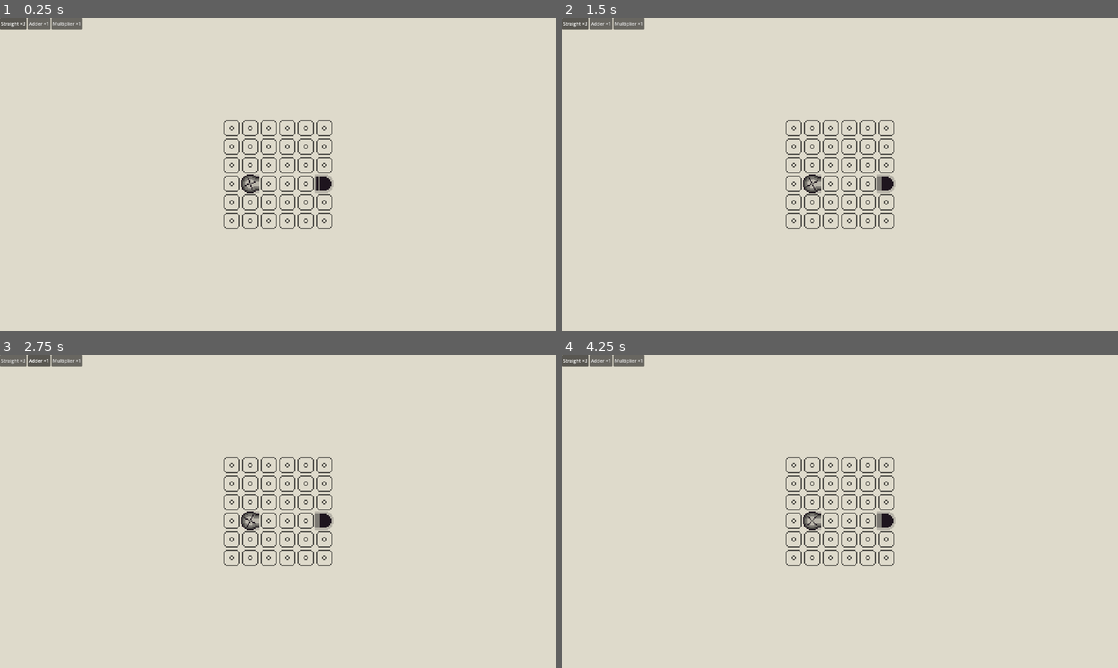
Above: before the commit, frames 1-4 (two rows, left to right).
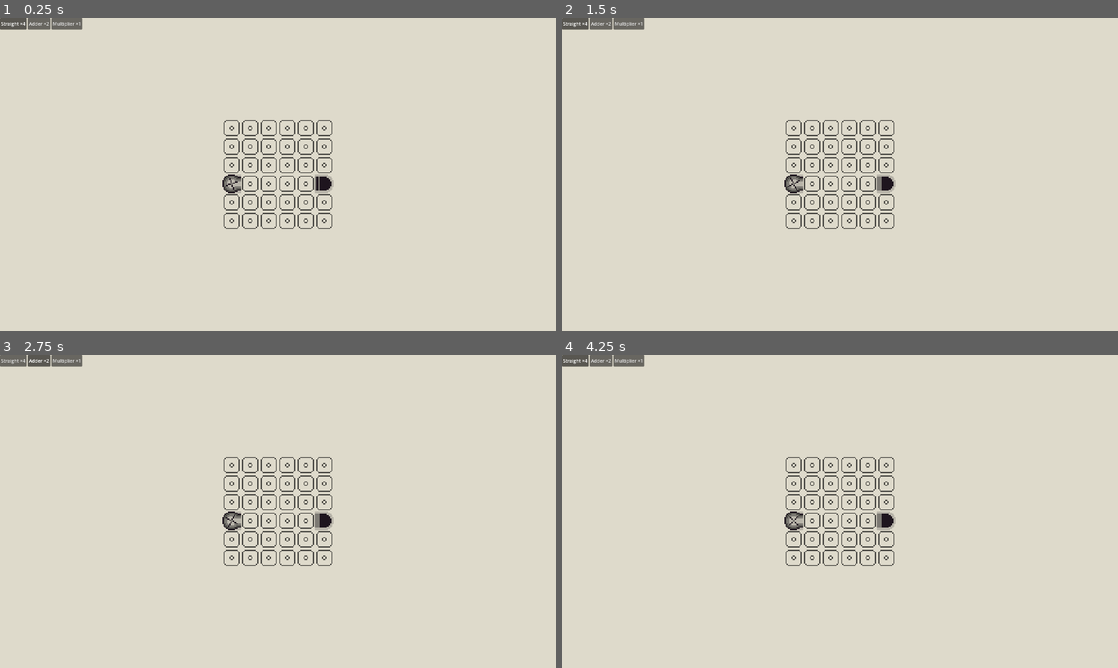
Above: after the commit, the same moments.

Repository: jackgusler/tessera
Game: Godot game, scene res://scenes/Main.tscn
Two runs of this game, one before a commit and one after it. Both use one fixed random seed, a clock stepped at 60 frames per second and the inputs below.
Inputs (mouse positions are in pixels of both pictures, inside the frame that each line leads up to):
- Up to frame 1 (0.25 s): no input
- Up to frame 2 (1.5 s): click (573, 24) at 0.5 s, where only the run before the commit has a clickable "Straight ×3"; click (573, 24) at 1.25 s, where only the run after the commit has a clickable "Straight ×4"
- Up to frame 3 (2.75 s): click (38, 361) at 2 s, where only the run before the commit has a clickable "Adder ×1"
- Up to frame 4 (4.25 s): click (600, 361) at 2.75 s, where only the run after the commit has a clickable "Adder ×2"; click (573, 361) at 3.5 s, where only the run before the commit has a clickable "Straight ×3"

The runs differ from the first frame. In frame 1, 0.3% of the frame differs, in the area x 4-47%, y 1-56%; in frame 2, 0.3%; in frame 3, 0.3%; in frame 4, 0.3%.

Commit message:
Auto-backup: 2026-08-11 21:28:54

Diff:
--- a/levels/level_01.tres
+++ b/levels/level_01.tres
@@ -12,7 +12,7 @@
 [sub_resource type="Resource" id="Resource_wcxux"]
 script = ExtResource("1_dpay0")
 type = ExtResource("2_5byca")
-cell = Vector2i(1, 3)
+cell = Vector2i(0, 3)
 rotation = 3
 metadata/_custom_type_script = "uid://bomy2fjairq57"
 
@@ -26,12 +26,13 @@
 [sub_resource type="Resource" id="Resource_yfxnx"]
 script = ExtResource("2_7h3od")
 type = ExtResource("5_u7125")
-count = 3
+count = 4
 metadata/_custom_type_script = "uid://bh242m3g33kps"
 
 [sub_resource type="Resource" id="Resource_lp0yu"]
 script = ExtResource("2_7h3od")
 type = ExtResource("6_h17rb")
+count = 2
 stat = 1.0
 metadata/_custom_type_script = "uid://bh242m3g33kps"
 
@@ -44,7 +45,7 @@
 [resource]
 script = ExtResource("3_uktp3")
 display_name = "The Basics"
-target = 4.0
+target = 6.0
 fixed_tiles = Array[ExtResource("1_dpay0")]([SubResource("Resource_wcxux"), SubResource("Resource_w34c6")])
 inventory = Array[ExtResource("2_7h3od")]([SubResource("Resource_yfxnx"), SubResource("Resource_lp0yu"), SubResource("Resource_u7125")])
 metadata/_custom_type_script = "uid://c4x2dxuld1fle"
--- /dev/null
+++ b/levels/level_02.tres
@@ -0,0 +1,9 @@
+[gd_resource type="Resource" script_class="Level" format=3 uid="uid://bdhrvwsqpcia8"]
+
+[ext_resource type="Script" uid="uid://bomy2fjairq57" path="res://scripts/placed_tile.gd" id="1_biwnt"]
+[ext_resource type="Script" uid="uid://bh242m3g33kps" path="res://scripts/inventory_slot.gd" id="2_ebs2p"]
+[ext_resource type="Script" uid="uid://c4x2dxuld1fle" path="res://scripts/level.gd" id="3_p7dop"]
+
+[resource]
+script = ExtResource("3_p7dop")
+metadata/_custom_type_script = "uid://c4x2dxuld1fle"
